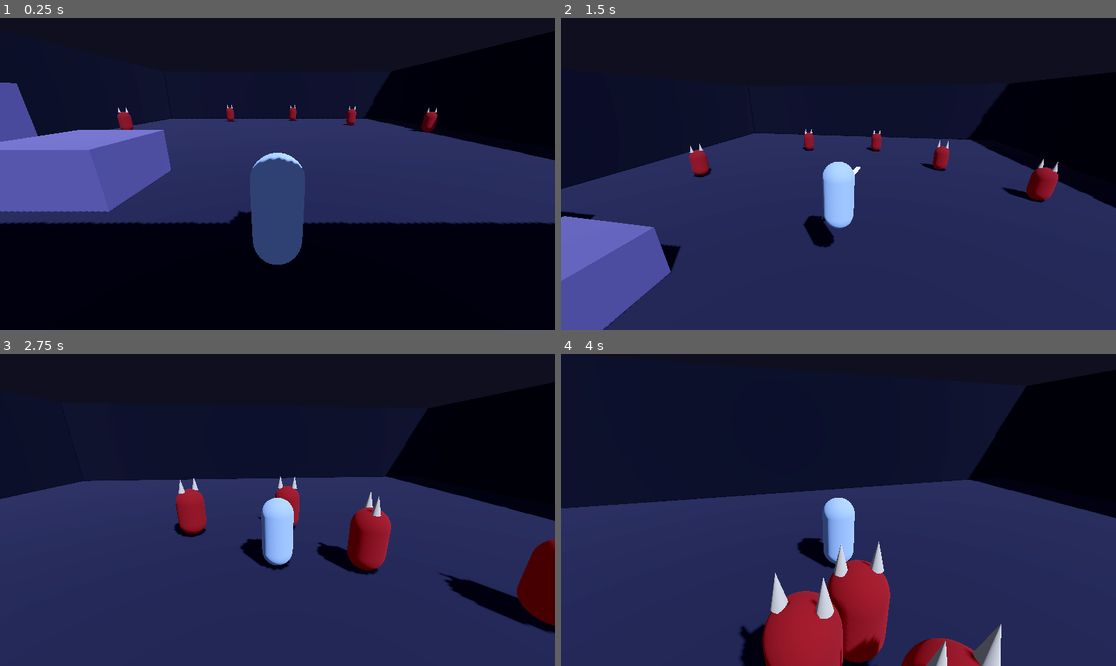
Above: before the commit, frames 1-4 (two rows, left to right).
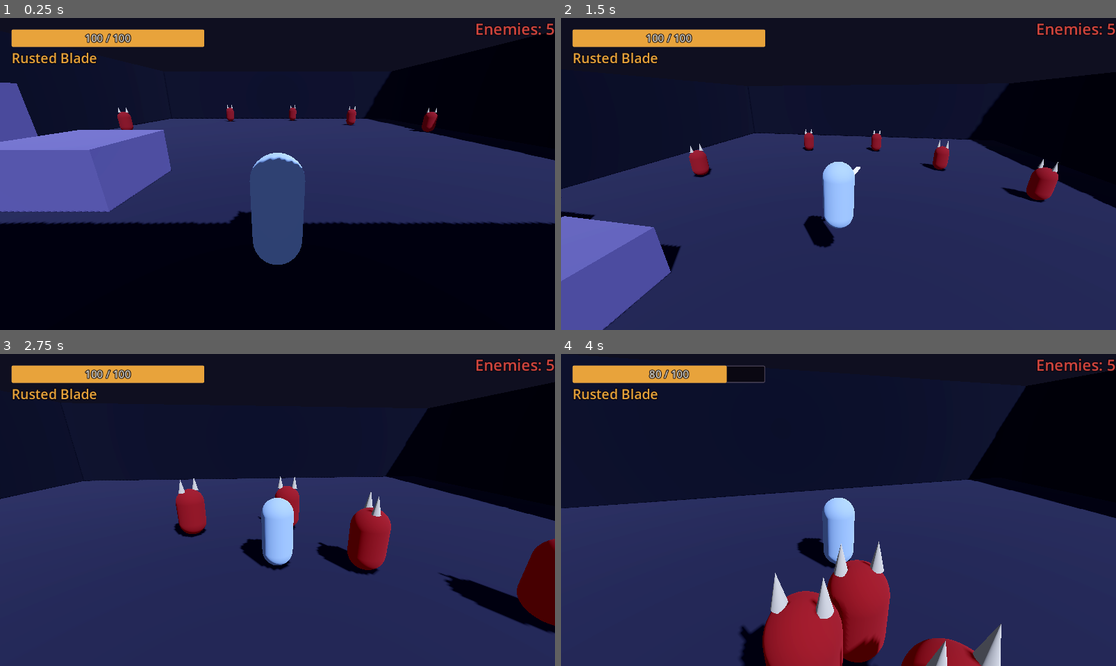
Above: after the commit, the same moments.

Repository: EvanGUTK/Freedom-Reign
Game: Godot game, scene res://scenes/main.tscn
Two runs of this game, one before a commit and one after it. Both use one fixed random seed, a clock stepped at 60 frames per second and the inputs below.
Inputs (mouse positions are in pixels of both pictures, inside the frame that each line leads up to):
- Up to frame 1 (0.25 s): no input
- Up to frame 2 (1.5 s): tap Enter at 0.5 s; move the mouse to (866, 174) at 0.52 s; hold W (move_forward) from 0.53 s (still down); click (866, 174) at 0.6 s; tap Space (jump) at 0.77 s; move the mouse to (810, 174) at 1.27 s; click (810, 174) at 1.35 s
- Up to frame 3 (2.75 s): keep holding W (move_forward); tap Space (jump) at 1.52 s; move the mouse to (288, 503) at 2.02 s; hold Shift from 2.03 s (still down); click (288, 503) at 2.3 s
- Up to frame 4 (4 s): keep holding W (move_forward); move the mouse to (832, 516) at 2.77 s; release Shift at 2.78 s; tap Alt at 2.85 s; tap Space (jump) at 3.02, 3.77 s; click (832, 516) at 3.05 s; move the mouse to (877, 513) at 3.52 s; tap Ctrl at 3.6 s; click (877, 513) at 3.8 s

The runs differ from the first frame. In frame 1, 2.5% of the frame differs, in the area x 2-100%, y 1-15%; in frame 2, 2.4%; in frame 3, 2.5%; in frame 4, 2.5%.

Commit message:
feat: HUD with health bar, attack name and enemies remaining
Hud connects to Events only: player_health_changed drives the bar and
"cur / max" text, attack_changed the attack name, enemy_died counts enemies
down. The enemy count is read one frame after _ready because UI is readied
before Actors spawns the husks (contract trap). Player corner top-left,
enemy count top-right; the centre stays clear. MarginContainer margins added
to the theme rather than overridden per control.

Co-Authored-By: Claude Sonnet 5.5 <noreply@anthropic.com>

Diff:
--- /dev/null
+++ b/game/scenes/ui/hud.tscn
@@ -0,0 +1,58 @@
+[gd_scene load_steps=2 format=3]
+
+[ext_resource type="Script" path="res://scripts/ui/hud.gd" id="1_hud"]
+
+[node name="Hud" type="Control"]
+layout_mode = 3
+anchors_preset = 15
+anchor_right = 1.0
+anchor_bottom = 1.0
+grow_horizontal = 2
+grow_vertical = 2
+mouse_filter = 2
+script = ExtResource("1_hud")
+
+[node name="PlayerCorner" type="MarginContainer" parent="."]
+layout_mode = 1
+offset_right = 440.0
+offset_bottom = 120.0
+mouse_filter = 2
+
+[node name="Stack" type="VBoxContainer" parent="PlayerCorner"]
+layout_mode = 2
+mouse_filter = 2
+
+[node name="HealthBar" type="ProgressBar" parent="PlayerCorner/Stack"]
+unique_name_in_owner = true
+custom_minimum_size = Vector2(400, 36)
+layout_mode = 2
+theme_type_variation = &"HealthBar"
+max_value = 100.0
+value = 100.0
+show_percentage = false
+
+[node name="HealthLabel" type="Label" parent="PlayerCorner/Stack/HealthBar"]
+unique_name_in_owner = true
+layout_mode = 1
+anchors_preset = 15
+anchor_right = 1.0
+anchor_bottom = 1.0
+horizontal_alignment = 1
+vertical_alignment = 1
+
+[node name="AttackLabel" type="Label" parent="PlayerCorner/Stack"]
+unique_name_in_owner = true
+layout_mode = 2
+theme_type_variation = &"AttackLabel"
+
+[node name="EnemiesLabel" type="Label" parent="."]
+unique_name_in_owner = true
+layout_mode = 1
+anchors_preset = 1
+anchor_left = 1.0
+anchor_right = 1.0
+offset_left = -300.0
+offset_bottom = 48.0
+grow_horizontal = 0
+theme_type_variation = &"EnemyCountLabel"
+horizontal_alignment = 2
--- a/game/scenes/ui/theme.tres
+++ b/game/scenes/ui/theme.tres
@@ -115,6 +115,10 @@
 Label/colors/font_outline_color = Color(0.03, 0.02, 0.05, 1)
 Label/constants/outline_size = 6
 Label/styles/normal = SubResource("empty")
+MarginContainer/constants/margin_bottom = 24
+MarginContainer/constants/margin_left = 24
+MarginContainer/constants/margin_right = 24
+MarginContainer/constants/margin_top = 24
 Panel/styles/panel = SubResource("panel")
 ProgressBar/colors/font_color = Color(0.85, 0.82, 0.75, 1)
 ProgressBar/styles/background = SubResource("bar_background")
--- a/game/scenes/ui/ui_root.tscn
+++ b/game/scenes/ui/ui_root.tscn
@@ -1,6 +1,7 @@
-[gd_scene load_steps=2 format=3]
+[gd_scene load_steps=3 format=3]
 
 [ext_resource type="Theme" path="res://scenes/ui/theme.tres" id="1_theme"]
+[ext_resource type="PackedScene" path="res://scenes/ui/hud.tscn" id="2_hud"]
 
 [node name="UI" type="CanvasLayer"]
 
@@ -13,3 +14,5 @@
 grow_vertical = 2
 mouse_filter = 2
 theme = ExtResource("1_theme")
+
+[node name="Hud" parent="Root" instance=ExtResource("2_hud")]
--- /dev/null
+++ b/game/scripts/ui/hud.gd
@@ -0,0 +1,44 @@
+class_name Hud
+extends Control
+## Health, current attack and enemies remaining, driven only by `Events`.
+## Sits in the screen corners so nothing covers the centre.
+
+const HEALTH_TEXT_FORMAT := "%d / %d"
+const ENEMIES_TEXT_FORMAT := "Enemies: %d"
+
+@onready var _health_bar: ProgressBar = %HealthBar
+@onready var _health_label: Label = %HealthLabel
+@onready var _attack_label: Label = %AttackLabel
+@onready var _enemies_label: Label = %EnemiesLabel
+
+var _enemies_remaining := 0
+
+
+func _ready() -> void:
+	_show_enemies(0)
+	Events.player_health_changed.connect(_on_player_health_changed)
+	Events.attack_changed.connect(_on_attack_changed)
+	Events.enemy_died.connect(_on_enemy_died)
+	# UI is readied before the Actors node spawns the husks, so the group is
+	# still empty here; count it one frame later.
+	await get_tree().process_frame
+	_show_enemies(get_tree().get_nodes_in_group(Groups.ENEMIES).size())
+
+
+func _on_player_health_changed(current: int, maximum: int) -> void:
+	_health_bar.max_value = maximum
+	_health_bar.value = current
+	_health_label.text = HEALTH_TEXT_FORMAT % [current, maximum]
+
+
+func _on_attack_changed(attack: AttackData) -> void:
+	_attack_label.text = attack.display_name
+
+
+func _on_enemy_died(_enemy: Node3D) -> void:
+	_show_enemies(maxi(_enemies_remaining - 1, 0))
+
+
+func _show_enemies(count: int) -> void:
+	_enemies_remaining = count
+	_enemies_label.text = ENEMIES_TEXT_FORMAT % count
--- /dev/null
+++ b/game/tests/ui/test_hud.gd
@@ -0,0 +1,62 @@
+extends GutTest
+## The HUD only reads `Events`: bar, numbers, attack name, enemies left.
+
+const HUD_SCENE_PATH := "res://scenes/ui/hud.tscn"
+const RUSTED_BLADE_PATH := "res://data/rusted_blade.tres"
+const ENEMY_COUNT := 3
+
+var _hud: Hud
+
+
+func before_each() -> void:
+	_hud = add_child_autofree((load(HUD_SCENE_PATH) as PackedScene).instantiate())
+
+
+func _spawn_enemies(count: int) -> Array[Node3D]:
+	var enemies: Array[Node3D] = []
+	for i in count:
+		var enemy: Node3D = add_child_autofree(Node3D.new())
+		enemy.add_to_group(Groups.ENEMIES)
+		enemies.append(enemy)
+	return enemies
+
+
+func test_health_bar_and_numbers_follow_player_health_changed() -> void:
+	Events.player_health_changed.emit(70, 100)
+	var bar := _hud.get_node("%HealthBar") as ProgressBar
+	assert_eq(bar.max_value, 100.0)
+	assert_eq(bar.value, 70.0)
+	assert_eq((_hud.get_node("%HealthLabel") as Label).text, "70 / 100")
+
+
+func test_health_bar_tracks_a_changed_maximum() -> void:
+	Events.player_health_changed.emit(40, 40)
+	var bar := _hud.get_node("%HealthBar") as ProgressBar
+	assert_eq(bar.max_value, 40.0)
+	assert_eq(bar.value, 40.0)
+
+
+func test_attack_name_follows_attack_changed() -> void:
+	Events.attack_changed.emit(load(RUSTED_BLADE_PATH) as AttackData)
+	assert_eq((_hud.get_node("%AttackLabel") as Label).text, "Rusted Blade")
+
+
+func test_enemy_count_is_read_one_frame_after_ready() -> void:
+	var enemies := _spawn_enemies(ENEMY_COUNT)
+	assert_eq((_hud.get_node("%EnemiesLabel") as Label).text, "Enemies: 0", "not read yet")
+	await get_tree().process_frame
+	assert_eq((_hud.get_node("%EnemiesLabel") as Label).text, "Enemies: %d" % enemies.size())
+
+
+func test_enemy_died_counts_down_and_stops_at_zero() -> void:
+	var enemies := _spawn_enemies(1)
+	await get_tree().process_frame
+	var label := _hud.get_node("%EnemiesLabel") as Label
+	Events.enemy_died.emit(enemies[0])
+	assert_eq(label.text, "Enemies: 0")
+	Events.enemy_died.emit(enemies[0])
+	assert_eq(label.text, "Enemies: 0", "never negative")
+
+
+func test_hud_does_not_block_the_mouse() -> void:
+	assert_eq(_hud.mouse_filter, Control.MOUSE_FILTER_IGNORE)
Not shown, added: game/scripts/ui/hud.gd.uid
Not shown, added: game/tests/ui/test_hud.gd.uid
